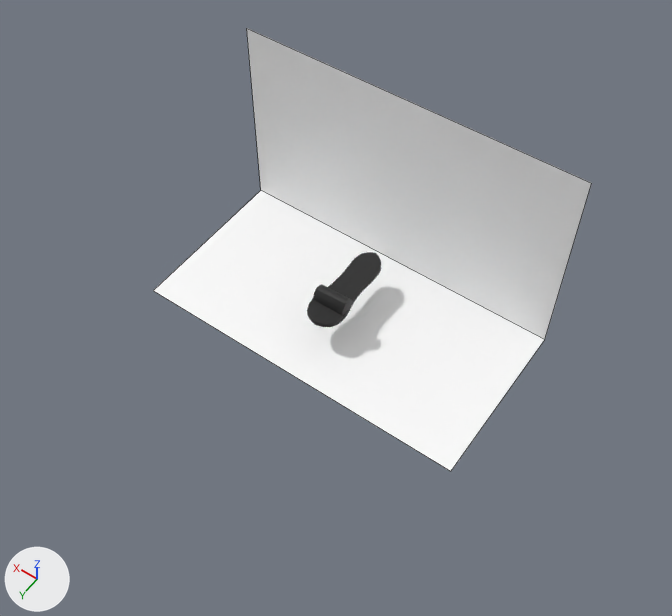
The Blender file blender/output/HudLab_Slide.blend as it was, and as the next commit left it.
The view is the same before and after, from a 50 mm camera at (-0.914, 1.473, 1.987) aimed at (-0.044, 0.255, 0.073). Lighting does not change. The marker at lower left points along +X, +Y and +Z. The older version comes first. Mesh edges are drawn as thin lines on the coarser meshes.

The first picture shows 'Backdrop_Plane', 'HL_Sole' and 1 more.
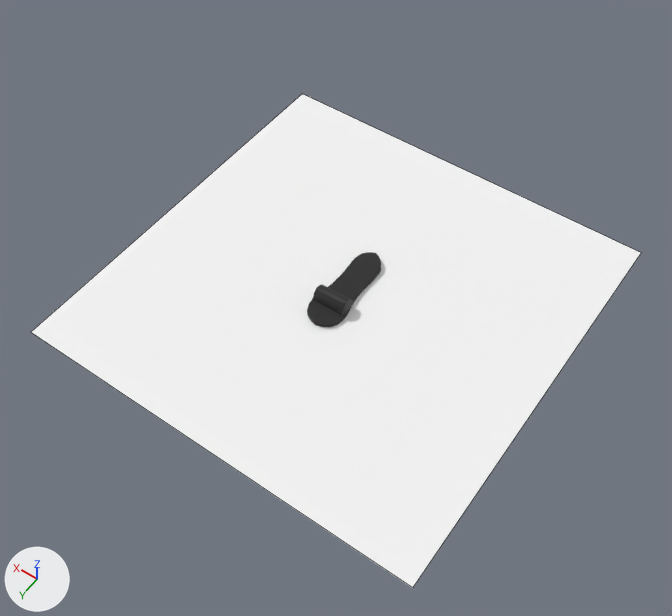
Edits to the scene script, one JSON object a line:
```json
{"op": "add", "block": "mat_mat_backdrop", "code": ["mat_mat_backdrop = principled_material('MAT_Backdrop')", "mat_mat_backdrop.base_color = (0.92, 0.92, 0.92)  # white #f6f6f6", "mat_mat_backdrop.roughness = 0.85"]}
{"block": "me_backdrop_mesh", "where": "# used by ob_backdrop_plane; location = (0.0, 0.0, 0.0)"}
{"block": "me_backdrop_mesh", "where": "# verts and faces of me_backdrop_mesh; kept vertices keep their numbers, new ones are numbered from 8"}
{"block": "me_backdrop_mesh", "where": "# before: 0 (-0.5, -0.1, -0.1) at pixel (544, 339), 1 (0.5, -0.1, -0.1) at pixel (260, 190), 2 (0.5, -0.1, 0.5) at pixel (246, 28), 3 (-0.5, -0.1, 0.5) at pixel (591, 183), 4 (-0.5, -0.1, -0.1) at pixel (544, 339)"}
{"block": "me_backdrop_mesh", "where": "# before: 5 (0.5, -0.1, -0.1) at pixel (260, 190), 6 (0.5, 0.4, -0.1) at pixel (153, 290), 7 (-0.5, 0.4, -0.1) at pixel (450, 471)"}
{"op": "remove", "block": "me_backdrop_mesh", "code": "me_backdrop_mesh.from_pydata(...)  # 8 vertices, 2 faces; spans x -0.5..0.5, y -0.1..0.4, z -0.1..0.5"}
{"op": "remove", "block": "me_backdrop_mesh", "code": "me_backdrop_mesh.materials.append(mat_material_white)  # white #ffffff"}
{"op": "add", "block": "me_backdrop_mesh", "code": "me_backdrop_mesh.from_pydata(...)  # 4 vertices, 1 face; spans x -0.5..0.5, y -0.5..0.5, z 0.0"}
{"block": "me_backdrop_mesh", "change": "me_backdrop_mesh part 1"}
{"op": "add", "block": "me_backdrop_mesh", "code": "delete_vertices([*range(0, 8)])  # with the faces that use them"}
{"op": "add", "block": "me_backdrop_mesh", "code": "verts[8] = (-0.5, -0.5, 0.0)  # pixel (641, 252)"}
{"op": "add", "block": "me_backdrop_mesh", "code": "verts[9] = (0.5, -0.5, 0.0)  # pixel (302, 93)"}
{"op": "add", "block": "me_backdrop_mesh", "code": "verts[10] = (-0.5, 0.5, 0.0)  # pixel (412, 587)"}
{"op": "add", "block": "me_backdrop_mesh", "code": "verts[11] = (0.5, 0.5, 0.0)  # pixel (30, 332)"}
{"op": "add", "block": "me_backdrop_mesh", "code": "faces += [(8, 9, 11, 10)]"}
{"op": "add", "block": "me_backdrop_mesh", "code": "me_backdrop_mesh.materials.append(mat_mat_backdrop)  # white #f6f6f6"}
{"op": "set", "path": "ob_backdrop_plane.location", "old": "(0.0, 0.0, 0.0)", "new": "(0.0, 0.145, 0.0)"}
{"op": "set", "path": "ob_backdrop_plane.scale", "old": "(1.0, 1.0, 1.0)", "new": "(1.2, 1.2, 1.0)"}
```

Boxes [x1, y1, x2, y2] around the edits, measured in the pictures (672 x 616 px):
```json
{"object": "Backdrop_Plane", "change": "reshaped, moved, rescaled", "before": [153, 28, 591, 471], "after": [31, 94, 641, 588], "on screen": "39% wider, 11% taller"}
```
